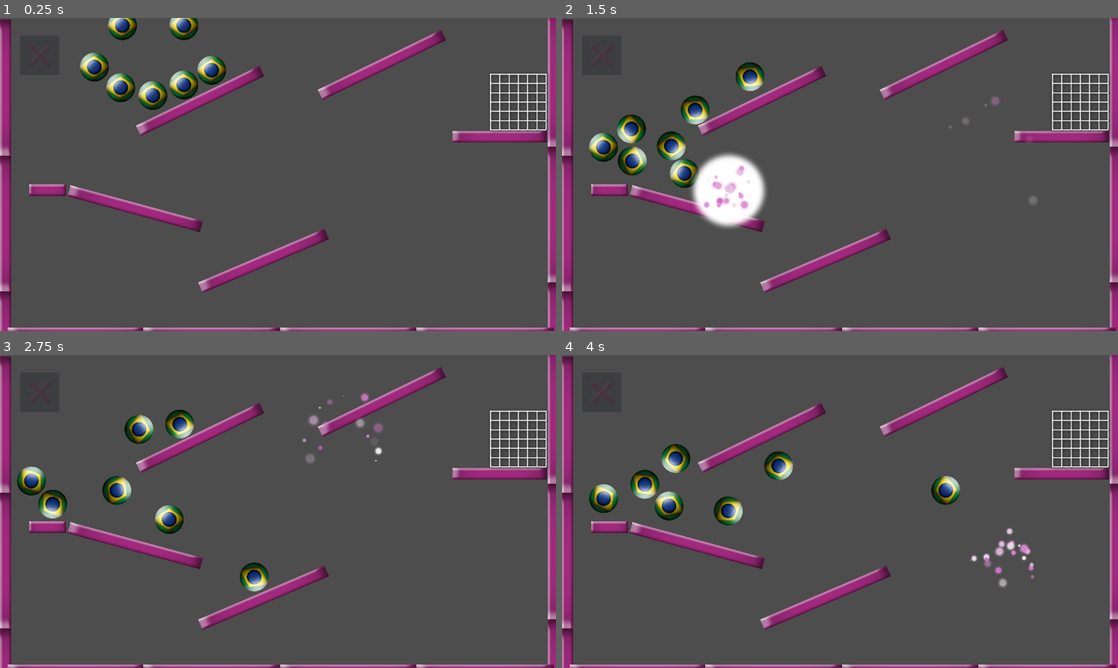
Above: before the commit, frames 1-4 (two rows, left to right).
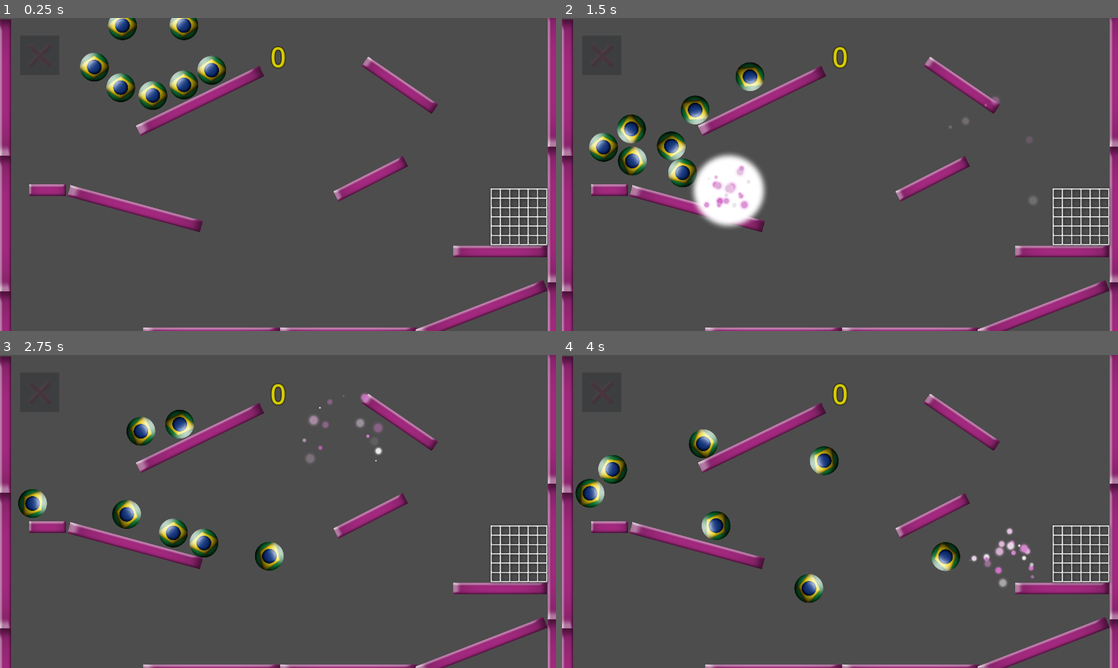
Above: after the commit, the same moments.

Repository: vibrunazo/godot-akira-flags
Game: Godot game, scene res://games/ballgame/ball_game.tscn
Two runs of this game, one before a commit and one after it. Both use one fixed random seed, a clock stepped at 60 frames per second and the inputs below. This scene is started directly instead of the project's main scene. Sound files missing from this copy of the repository are replaced by a short silence.
Inputs (mouse positions are in pixels of both pictures, inside the frame that each line leads up to):
- Up to frame 1 (0.25 s): no input
- Up to frame 2 (1.5 s): move the mouse to (962, 158) at 0.52 s; click (962, 158) at 0.67 s; move the mouse to (728, 190) at 1.27 s; click (728, 190) at 1.42 s
- Up to frame 3 (2.75 s): move the mouse to (333, 442) at 2.02 s; click (333, 442) at 2.17 s
- Up to frame 4 (4 s): move the mouse to (812, 574) at 2.77 s; click (812, 574) at 2.92 s; move the mouse to (1006, 558) at 3.52 s; click (1006, 558) at 3.67 s

The runs differ from the first frame. In frame 1, 6.7% of the frame differs, in the area x 1-100%, y 3-100%; in frame 2, 6.9%; in frame 3, 10%; in frame 4, 12%.

Commit message:
balls teleport from bottom to top

Diff:
--- a/games/ballgame/ball_game.gd
+++ b/games/ballgame/ball_game.gd
@@ -9,7 +9,9 @@
 ## Is cooldown ready to spawn push fields
 var is_spawn_ready := true
 ## Cooldown in seconds between new spawns
-var spawn_cooldown := 0.5
+var spawn_cooldown := 0.1
+# Score of each team
+var scores: Array[int] = [0, 0]
 
 
 # Called when the node enters the scene tree for the first time.
@@ -35,4 +37,6 @@
 	if body is PlayerBall:
 		print('goal!')
 		audio_goal.play()
+		scores[0] += 1
+		%Score0.text = "%s" % scores[0]
 	pass # Replace with function body.
--- a/games/ballgame/ball_game.tscn
+++ b/games/ballgame/ball_game.tscn
@@ -1,11 +1,15 @@
-[gd_scene load_steps=8 format=3 uid="uid://cm7wx8vnwdxit"]
+[gd_scene load_steps=10 format=3 uid="uid://cm7wx8vnwdxit"]
 
 [ext_resource type="PackedScene" uid="uid://bwomel0weobus" path="res://games/ballgame/player_ball.tscn" id="1_4n2hc"]
 [ext_resource type="Script" path="res://games/ballgame/ball_game.gd" id="1_v850d"]
 [ext_resource type="PackedScene" uid="uid://ce0uocnomampc" path="res://ui/fade_button.tscn" id="2_tpmqb"]
 [ext_resource type="PackedScene" uid="uid://b6jiwqw1qjyc4" path="res://games/ballgame/wall.tscn" id="3_ec2oj"]
+[ext_resource type="PackedScene" uid="uid://c4x5m12ain5ot" path="res://games/ballgame/exit_area.tscn" id="5_0r3pj"]
 [ext_resource type="PackedScene" uid="uid://bbh3rgh1ltknx" path="res://games/ballgame/net.tscn" id="5_wxmyt"]
 [ext_resource type="AudioStream" uid="uid://b3gsh1mix6cod" path="res://games/ballgame/audio/goal.ogg" id="6_jcji7"]
+
+[sub_resource type="RectangleShape2D" id="RectangleShape2D_2cdlu"]
+size = Vector2(800, 500)
 
 [sub_resource type="AudioStreamRandomizer" id="AudioStreamRandomizer_4qg4i"]
 random_pitch = 1.2
@@ -31,9 +35,9 @@
 scale = Vector2(3.70176, 1)
 
 [node name="Wall3" parent="GameLayer/walls" instance=ExtResource("3_ec2oj")]
-position = Vector2(910, 838)
-rotation = -0.403158
-scale = Vector2(3.70176, 1)
+position = Vector2(1280, 555)
+rotation = -0.470115
+scale = Vector2(2.10936, 1)
 
 [node name="Wall4" parent="GameLayer/walls" instance=ExtResource("3_ec2oj")]
 position = Vector2(691, 286)
@@ -41,18 +45,32 @@
 scale = Vector2(3.70176, 1)
 
 [node name="Wall16" parent="GameLayer/walls" instance=ExtResource("3_ec2oj")]
-position = Vector2(1319, 162)
-rotation = -0.451857
-scale = Vector2(3.70176, 1)
+position = Vector2(1381, 232)
+rotation = 0.599252
+scale = Vector2(2.29022, 1)
 
 [node name="Wall15" parent="GameLayer/walls" instance=ExtResource("3_ec2oj")]
-position = Vector2(1725, 410)
+position = Vector2(1727, 806)
 scale = Vector2(2.54176, 1)
 
 [node name="Wall5" parent="GameLayer/walls" instance=ExtResource("3_ec2oj")]
 position = Vector2(19, 242)
 rotation = -1.5708
 scale = Vector2(3.70176, 1)
+
+[node name="Wall8" parent="GameLayer/walls" instance=ExtResource("3_ec2oj")]
+position = Vector2(-389, -586)
+rotation = 0.989611
+scale = Vector2(10.6218, 1)
+
+[node name="Wall17" parent="GameLayer/walls" instance=ExtResource("3_ec2oj")]
+position = Vector2(2303, -594)
+rotation = -1.00256
+scale = Vector2(10.6218, 1)
+
+[node name="Wall18" parent="GameLayer/walls" instance=ExtResource("3_ec2oj")]
+position = Vector2(1039, -1174)
+scale = Vector2(30.2218, 1)
 
 [node name="Wall6" parent="GameLayer/walls" instance=ExtResource("3_ec2oj")]
 position = Vector2(19, 712)
@@ -79,10 +97,6 @@
 rotation = -1.5708
 scale = Vector2(3.70176, 1)
 
-[node name="Wall8" parent="GameLayer/walls" instance=ExtResource("3_ec2oj")]
-position = Vector2(263, 1088)
-scale = Vector2(3.70176, 1)
-
 [node name="Wall9" parent="GameLayer/walls" instance=ExtResource("3_ec2oj")]
 position = Vector2(731, 1088)
 scale = Vector2(3.70176, 1)
@@ -92,7 +106,8 @@
 scale = Vector2(3.70176, 1)
 
 [node name="Wall11" parent="GameLayer/walls" instance=ExtResource("3_ec2oj")]
-position = Vector2(1675, 1088)
+position = Vector2(1663, 1008)
+rotation = -0.369623
 scale = Vector2(3.70176, 1)
 
 [node name="balls" type="Node2D" parent="GameLayer"]
@@ -120,7 +135,16 @@
 
 [node name="Net" parent="GameLayer" instance=ExtResource("5_wxmyt")]
 unique_name_in_owner = true
-position = Vector2(1788, 288)
+position = Vector2(1790, 684)
+
+[node name="ExitArea" parent="GameLayer" instance=ExtResource("5_0r3pj")]
+
+[node name="StartArea" type="Area2D" parent="GameLayer"]
+position = Vector2(996, -316)
+
+[node name="CollisionShape2D" type="CollisionShape2D" parent="GameLayer/StartArea"]
+position = Vector2(3, 90)
+shape = SubResource("RectangleShape2D_2cdlu")
 
 [node name="UILayer" type="CanvasLayer" parent="."]
 
@@ -134,6 +158,22 @@
 unique_name_in_owner = true
 layout_mode = 2
 
+[node name="Score0" type="Label" parent="UILayer"]
+unique_name_in_owner = true
+anchors_preset = 5
+anchor_left = 0.5
+anchor_right = 0.5
+offset_left = -27.0
+offset_top = 68.0
+offset_right = 28.0
+offset_bottom = 200.0
+grow_horizontal = 2
+theme_override_colors/font_color = Color(0.839216, 0.8, 0.0156863, 1)
+theme_override_colors/font_outline_color = Color(0, 0, 0, 1)
+theme_override_constants/outline_size = 8
+theme_override_font_sizes/font_size = 96
+text = "0"
+
 [node name="AudioGoal" type="AudioStreamPlayer" parent="."]
 stream = SubResource("AudioStreamRandomizer_4qg4i")
 
--- /dev/null
+++ b/games/ballgame/exit_area.gd
@@ -0,0 +1,14 @@
+extends Area2D
+
+
+# Called when the node enters the scene tree for the first time.
+func _ready():
+	pass # Replace with function body.
+
+
+
+func _on_body_entered(body):
+	print(body)
+	if body is PlayerBall:
+		body.global_position.y = -300
+	pass # Replace with function body.
--- /dev/null
+++ b/games/ballgame/exit_area.tscn
@@ -0,0 +1,18 @@
+[gd_scene load_steps=3 format=3 uid="uid://c4x5m12ain5ot"]
+
+[ext_resource type="Script" path="res://games/ballgame/exit_area.gd" id="1_aqttv"]
+
+[sub_resource type="RectangleShape2D" id="RectangleShape2D_q3xu4"]
+size = Vector2(5372, 344)
+
+[node name="ExitArea" type="Area2D"]
+position = Vector2(996, 1312)
+collision_layer = 4
+collision_mask = 2
+script = ExtResource("1_aqttv")
+
+[node name="CollisionShape2D" type="CollisionShape2D" parent="."]
+position = Vector2(3, 90)
+shape = SubResource("RectangleShape2D_q3xu4")
+
+[connection signal="body_entered" from="." to="." method="_on_body_entered"]
--- a/games/ballgame/player_ball.gd
+++ b/games/ballgame/player_ball.gd
@@ -1,4 +1,7 @@
 class_name PlayerBall extends RigidBody2D
+
+## id of the country this ball is teamed with
+@export var team: String = 'brazil'
 
 @onready var audio: AudioStreamPlayer2D = $AudioStreamPlayer2D
 
--- a/games/ballgame/push_field.gd
+++ b/games/ballgame/push_field.gd
@@ -14,8 +14,9 @@
 		var fx: Node2D = fx_scene.instantiate() as Node2D
 		fx.global_position = global_position
 		get_parent().add_child(fx)
-	await get_tree().create_timer(duration).timeout
-	queue_free()
+	if duration > 0:
+		await get_tree().create_timer(duration).timeout
+		queue_free()
 
 
 
@@ -23,7 +24,7 @@
 	if body is PlayerBall and not hit_list.has(body):
 		var dir: Vector2 = body.global_position - global_position
 		dir = dir.normalized()
-		var power: float = 1200
+		var power: float = 1400
 		body.apply_impulse(dir * power)
 		if body.has_method("play_hit"):
 			body.play_hit(power * 0.7)
